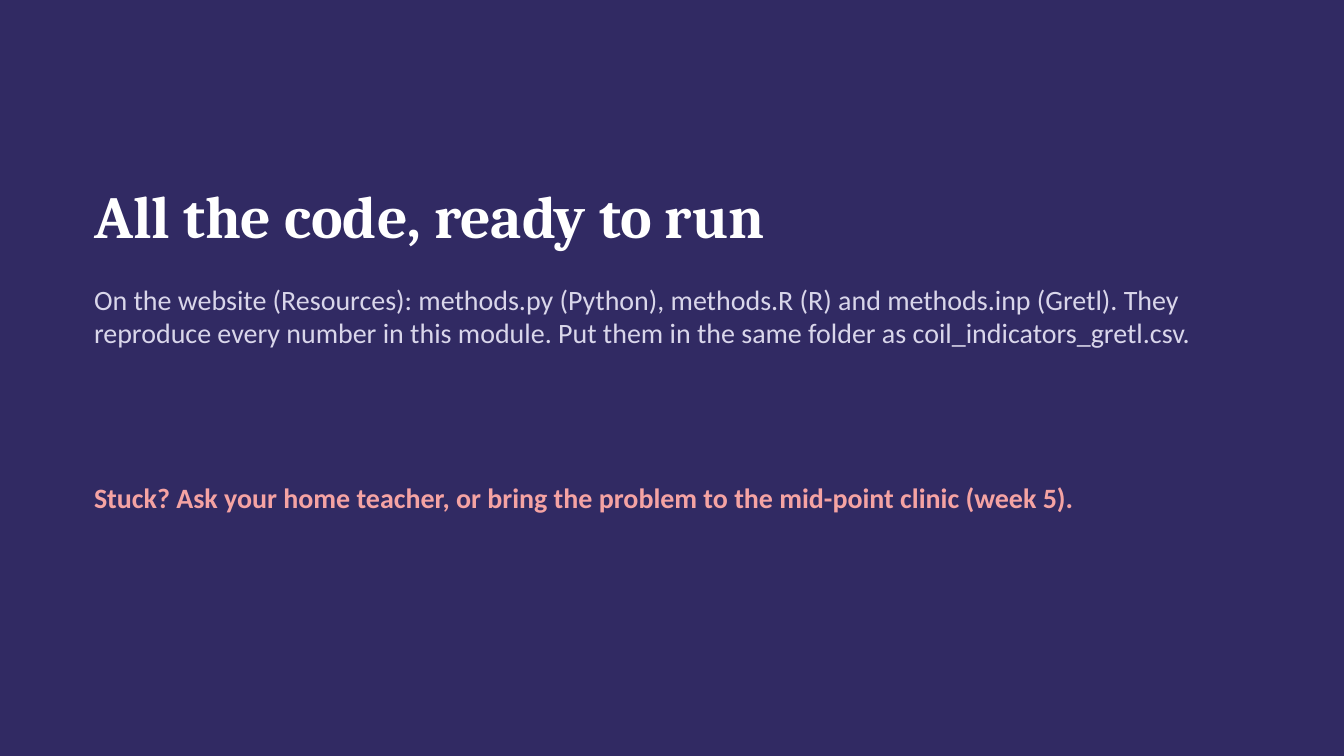
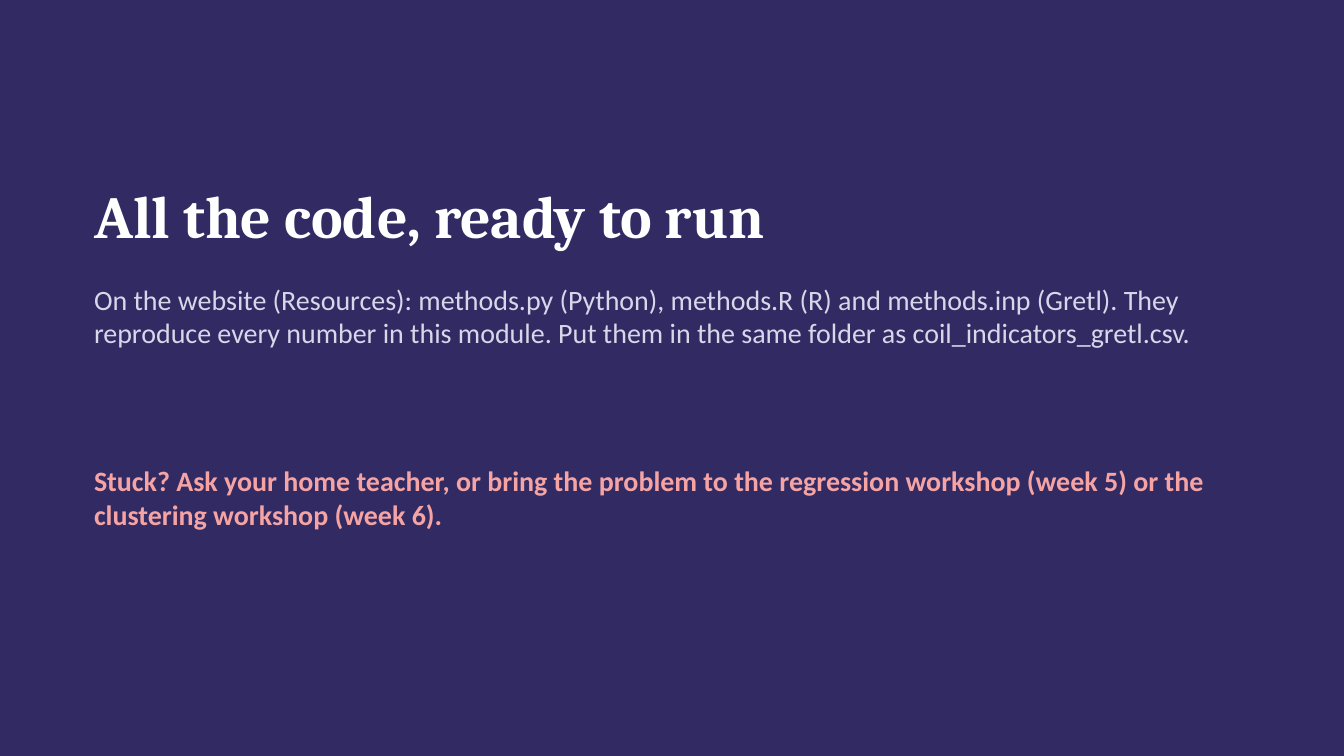
Before and after one commit to coil-europe/coil-europe.github.io, a slide deck: slide 43 of docs/slides/COIL_methods_module.pptx. Drawn at 1344x756 pixels with LibreOffice and Linux fonts; fonts in the diff are those of the drawing. Boxes give left, top, right and bottom in pixels: in the first picture for what was removed or moved away, otherwise in the second. Text is boxed around its words. In the diff, an @@ line names an element or a change of style, - is before the commit and + after.

```diff
--- a/docs/slides/COIL_methods_module.pptx
+++ b/docs/slides/COIL_methods_module.pptx
@@ text at [94, 470, 1204, 530]: text changed @@
-Stuck? Ask your home teacher, or bring the problem to the mid-point clinic (week 5).
+Stuck? Ask your home teacher, or bring the problem to the regression workshop (week 5) or the clustering workshop (week 6).
```
Also in this commit, not shown: 4 other files.
